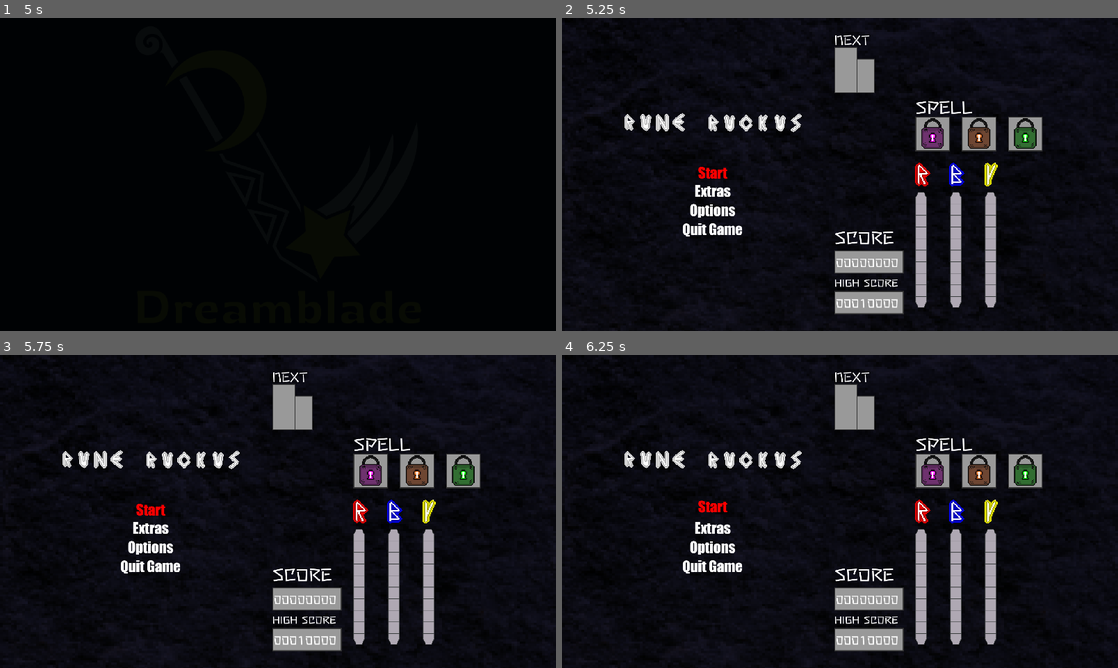
Above: before the commit, frames 1-4 (two rows, left to right).
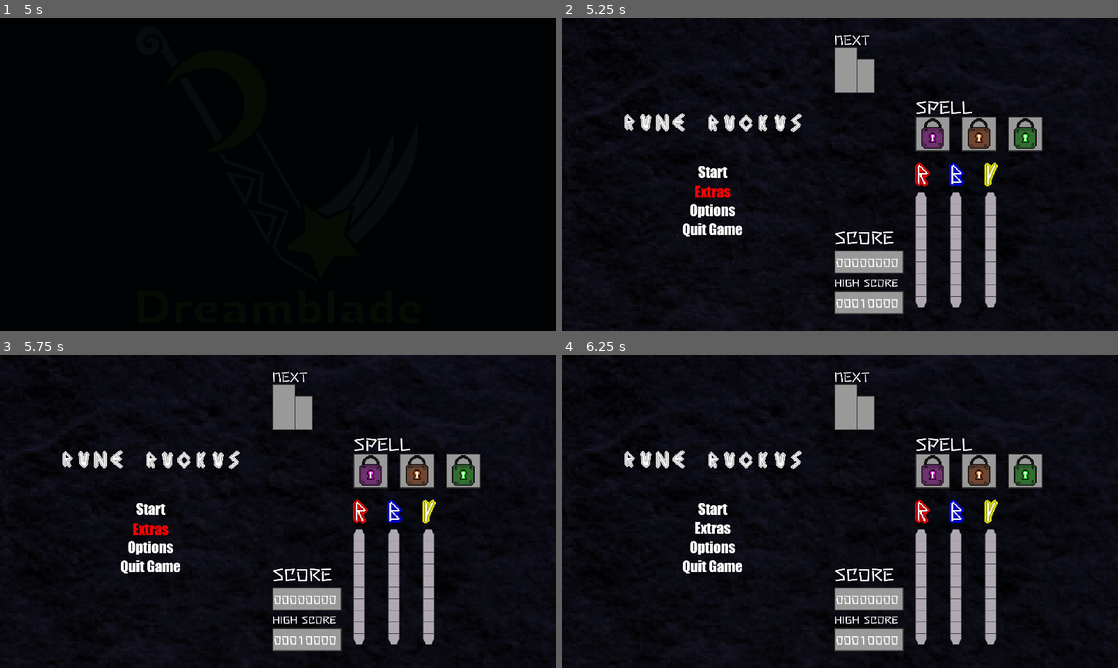
Above: after the commit, the same moments.

Repository: dreamblader/rune_ruckus
Game: Godot game, scene res://splash/splash_scene.tscn
The game is run twice, just before and just after one commit, with the same random seed, the same clock (stepped at 60 frames per second) and the same inputs.
Inputs:
- Up to frame 1 (5 s): tap Enter (ui_accept) at 0.5, 0.77, 1.52, 2, 2.75, 3.02, 3.5, 3.77, 4.25, 4.52 s; hold Right (ui_right) 0.53-1.28 s; hold S (drop) 0.53-1.28 s; hold Down (ui_down) 1.28-2.03 s; tap Q (move_spell_l) at 1.35 s; hold Right (ui_right) 2.03-2.78 s; hold E (move_spell_r) 2.03-2.78 s; hold Up (ui_up) 2.78-3.53 s; tap A (rotate_l) at 2.85 s; hold D (rotate_r) 3.53-4.28 s; hold Left (ui_left) from 3.53 s (still down); tap Space (spell) at 4.35 s
- Up to frame 2 (5.25 s): release Left (ui_left) at 5.03 s; hold Down (ui_down) from 5.03 s (still down); hold S (drop) from 5.03 s (still down)
- Up to frame 3 (5.75 s): keep holding Down (ui_down); keep holding S (drop)
- Up to frame 4 (6.25 s): release Down (ui_down) at 5.78 s; release S (drop) at 5.78 s; hold Right (ui_right) from 5.78 s (still down); tap Q (move_spell_l) at 5.85 s; tap Enter (ui_accept) at 6.02 s

Frame 1 is identical in both runs. In frame 2, 0.3% of the frame differs, in the area x 23-31%, y 47-58%; in frame 3, 0.4%; in frame 4, 0.2%.
Error after the commit: Trying to assign an array of type "Array" to a variable of type "Array[String]". (res://utils/base_menu_script.gd:63)

Commit message:
menu works game dont start need to re-align  game on window expand

Diff:
--- a/game_scene.tscn
+++ b/game_scene.tscn
@@ -100,6 +100,7 @@
 
 [node name="DataContent" parent="Content/RightContainer" instance=ExtResource("2")]
 layout_mode = 2
+size_flags_horizontal = 4
 
 [node name="DeathMenu" parent="." instance=ExtResource("6")]
 visible = false
--- a/ui/menu/start_menu/start_menu_script.gd
+++ b/ui/menu/start_menu/start_menu_script.gd
@@ -17,6 +17,7 @@
 
 
 func _input(event: InputEvent) -> void:
+	super(event)
 	if event.is_action_pressed("ui_cancel") && menu_layer == 1:
 		set_start_menu()
 
--- a/ui/moving_label/moving_label_scene.tscn
+++ b/ui/moving_label/moving_label_scene.tscn
@@ -46,8 +46,8 @@
 layout_mode = 3
 anchor_right = 0.0520833
 anchor_bottom = 0.0740741
-offset_right = 700.0
-offset_bottom = 560.0
+offset_right = 800.0
+offset_bottom = 640.0
 script = ExtResource("1")
 
 [node name="RichTextLabel" type="RichTextLabel" parent="."]
